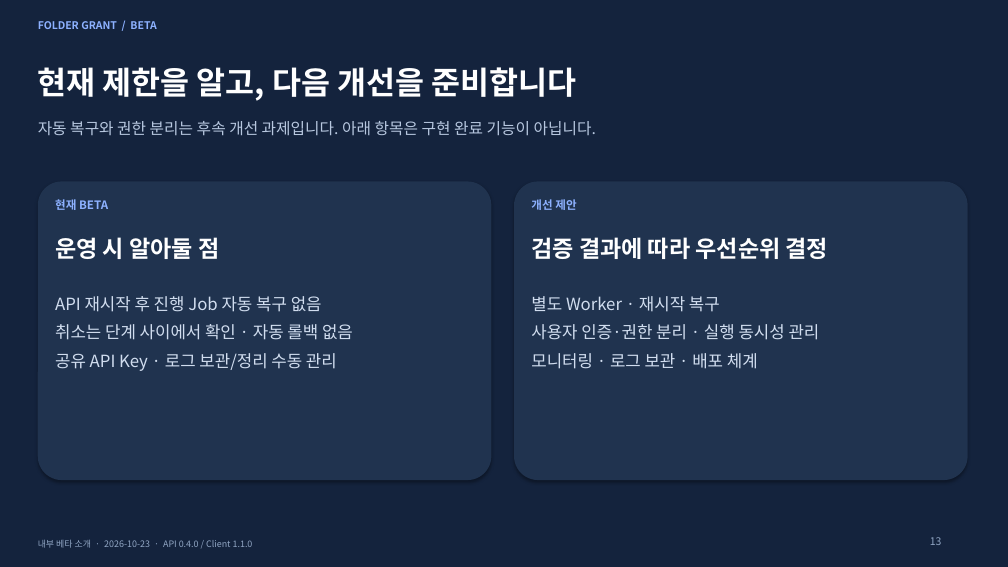
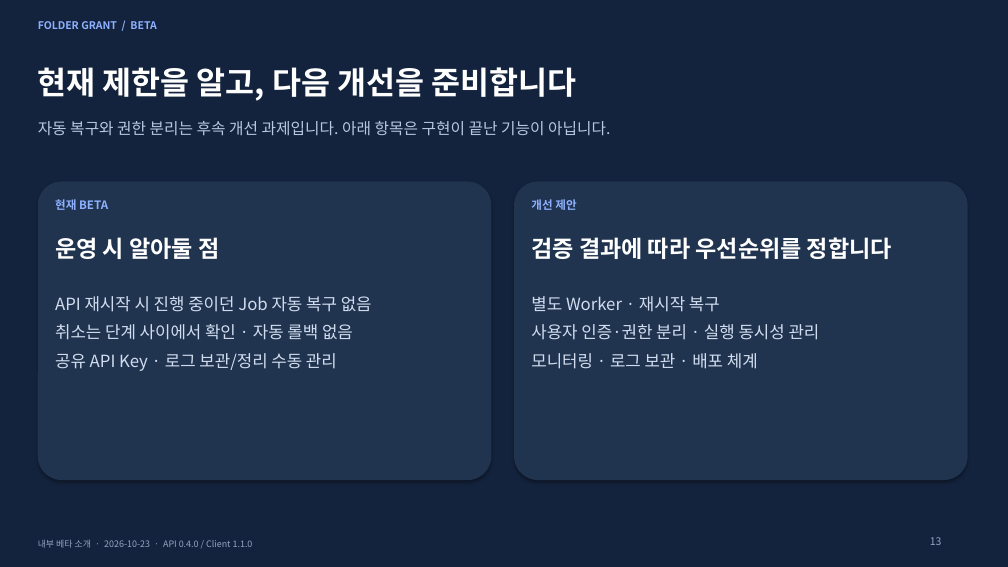
Before and after one commit to Corggi-Kim/Folder-Grant-Tool, a slide deck: slide 13 of docs/Folder_Grant_프로그램_소개서_Beta.pptx. Drawn at 1008x567 pixels with LibreOffice and Linux fonts; fonts in the diff are those of the drawing. Boxes give left, top, right and bottom in pixels: in the first picture for what was removed or moved away, otherwise in the second. Text is boxed around its words. In the diff, an @@ line names an element or a change of style, - is before the commit and + after.

```diff
--- a/docs/Folder_Grant_프로그램_소개서_Beta.pptx
+++ b/docs/Folder_Grant_프로그램_소개서_Beta.pptx
@@ text at box(38, 121, 610, 135): text changed @@
-자동 복구와 권한 분리는 후속 개선 과제입니다. 아래 항목은 구현 완료 기능이 아닙니다.
+자동 복구와 권한 분리는 후속 개선 과제입니다. 아래 항목은 구현이 끝난 기능이 아닙니다.
@@ text at box(531, 237, 892, 259): text changed @@
-검증 결과에 따라 우선순위 결정
+검증 결과에 따라 우선순위를 정합니다
@@ text at box(55, 296, 372, 312): text changed @@
-API 재시작 후 진행 Job 자동 복구 없음
+API 재시작 시 진행 중이던 Job 자동 복구 없음
```
Also in this commit, not shown: 13 other slides changed, 2 other files.
